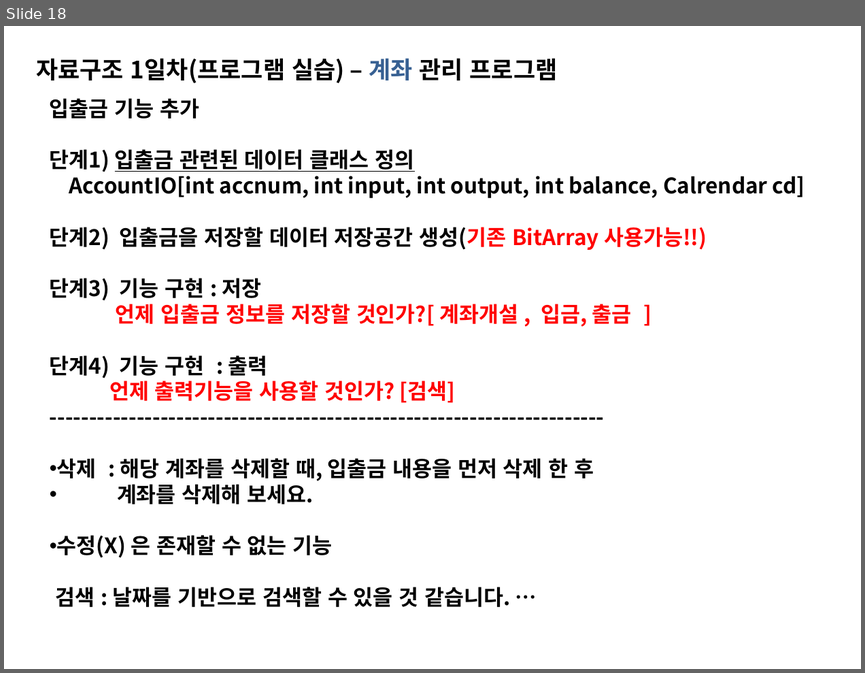
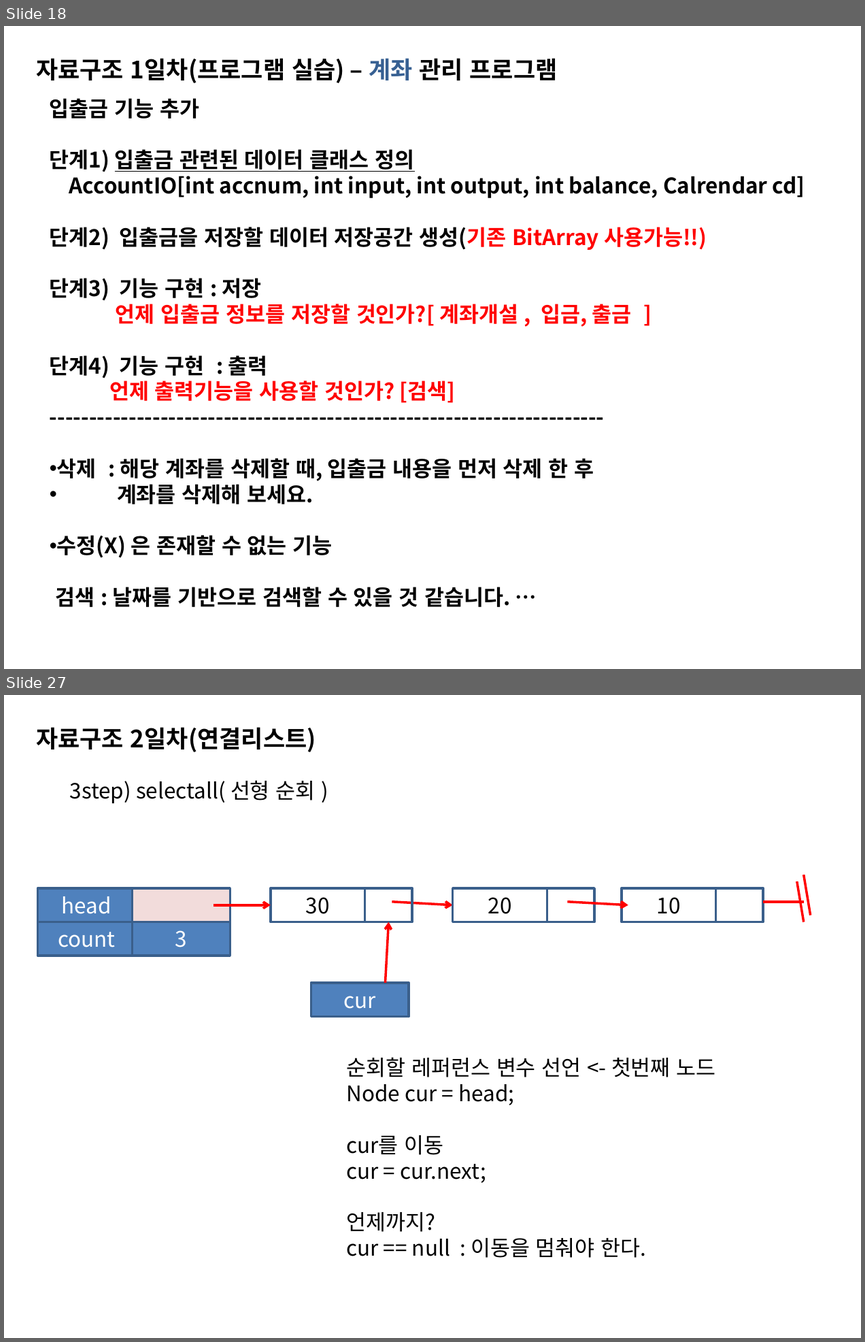
Before and after one commit to sing2song/TILDS, a slide deck: Java자료구조.pptx. Shown one above the other, each under a label of ours: slide 18 before the commit, slides 18 and 27 after it; the slides between them are not shown. The pictures are 865x673 and 865x1342 pixels, drawn with LibreOffice and Linux fonts; fonts in the diff are those of the drawing. Boxes give left, top, right and bottom in pixels: in the first picture for what was removed or moved away, otherwise in the second. Text is boxed around its words. In the diff, an @@ line names an element or a change of style, - is before the commit and + after.

```diff
--- a/Java자료구조.pptx
+++ b/Java자료구조.pptx
@@ slide 27 added at box(4, 695, 861, 1338), background #FFFFFF @@
@@ text added at box(36, 727, 316, 752), 20 pt, text #000000, bold @@
+자료구조 2일차(연결리스트)
@@ text added at box(70, 780, 315, 804), 18 pt, text #000000 @@
+3step) selectall( 선형 순회 )
@@ line added from (804, 875) to (810, 915), #FF0000 2 pt @@
@@ rectangle added at box(37, 888, 135, 921), fill #4F81BD, outline #3A5F8C 2 pt, 18 pt, text #FFFFFF @@
+head
@@ rectangle added at box(133, 888, 230, 921), fill #F2DCDB, outline #3A5F8C 2 pt @@
@@ rectangle added at box(271, 888, 364, 921), outline #3A5F8C 2 pt, 18 pt, text #000000 @@
+30
@@ rectangle added at box(364, 888, 412, 921), outline #3A5F8C 2 pt @@
@@ rectangle added at box(453, 888, 547, 921), outline #3A5F8C 2 pt, 18 pt, text #000000 @@
+20
@@ rectangle added at box(547, 888, 594, 921), outline #3A5F8C 2 pt @@
@@ rectangle added at box(621, 888, 715, 921), outline #3A5F8C 2 pt, 18 pt, text #000000 @@
+10
@@ rectangle added at box(716, 888, 763, 921), outline #3A5F8C 2 pt @@
@@ line added from (797, 882) to (804, 922), #FF0000 2 pt @@
@@ arrow added from (213, 905) to (271, 905), #FF0000 2 pt @@
@@ arrow added from (392, 902) to (453, 905), #FF0000 2 pt @@
@@ arrow added from (567, 902) to (628, 905), #FF0000 2 pt @@
@@ line added from (763, 902) to (804, 902), #FF0000 2 pt @@
@@ rectangle added at box(37, 922, 135, 955), fill #4F81BD, outline #3A5F8C 2 pt, 18 pt, text #FFFFFF @@
+count
@@ rectangle added at box(133, 922, 230, 955), fill #4F81BD, outline #3A5F8C 2 pt, 18 pt, text #FFFFFF @@
+3
@@ arrow added from (385, 983) to (389, 922), #FF0000 2 pt @@
@@ rectangle added at box(311, 983, 409, 1016), fill #4F81BD, outline #3A5F8C 2 pt, 18 pt, text #FFFFFF @@
+cur
@@ text added at box(347, 1057, 716, 1257), 18 pt, text #000000 @@
+순회할 레퍼런스 변수 선언 <- 첫번째 노드
+Node cur = head;
+cur를 이동
+cur = cur.next;
+언제까지?
+cur == null : 이동을 멈춰야 한다.
```
Also in this commit, not shown: 42 other slides added, 4 other files.
